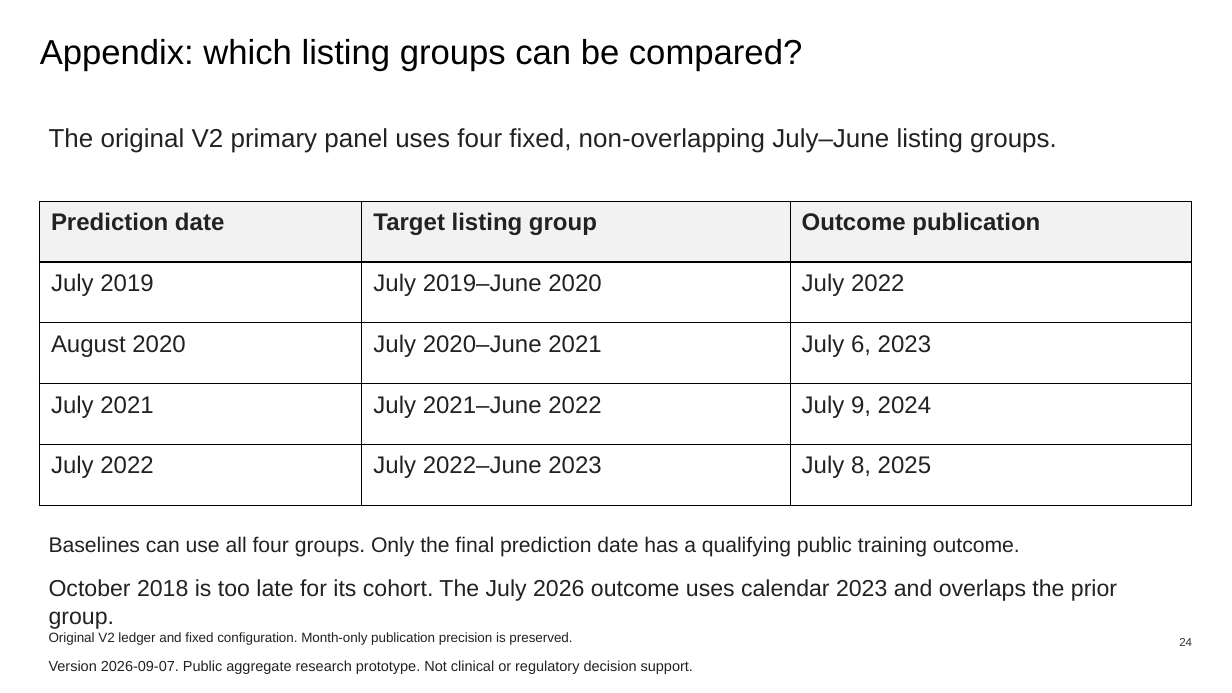
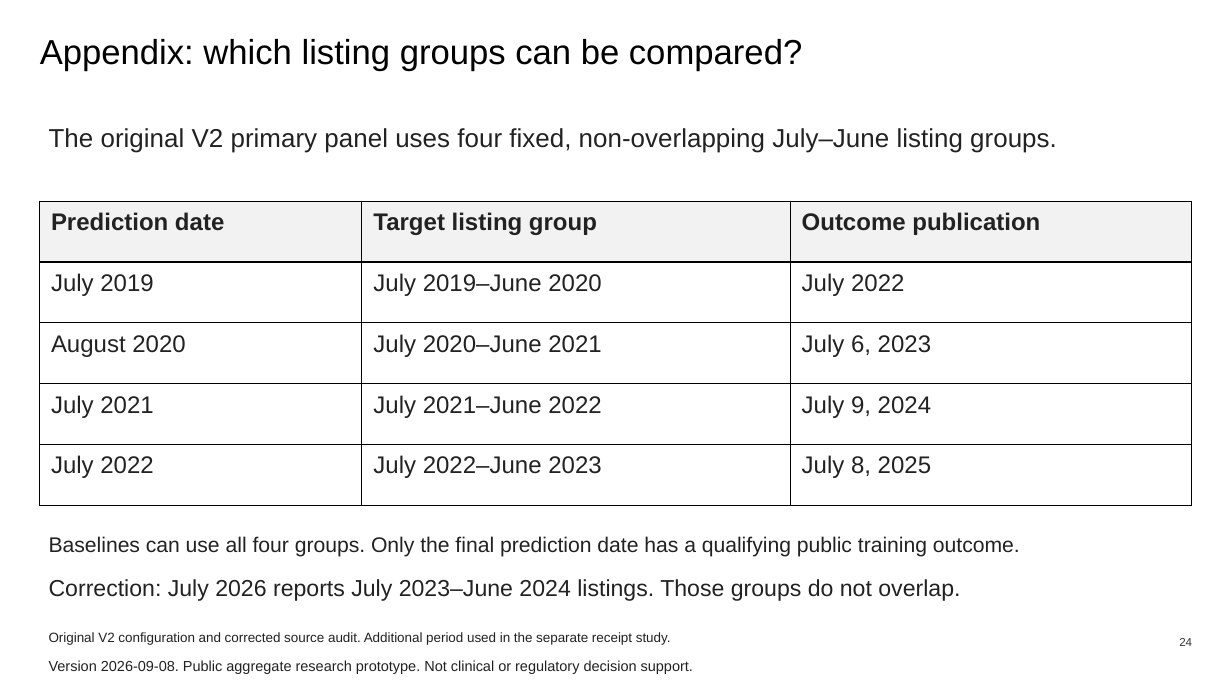
Before and after one commit to ca34525/Kidney-Acceptance-Signal-Monitor, a slide deck: slide 24 of docs/presentation/data-walkthrough/data-walkthrough-with-introduction.pptx. Drawn at 1232x693 pixels with LibreOffice and Linux fonts; fonts in the diff are those of the drawing. Boxes give left, top, right and bottom in pixels: in the first picture for what was removed or moved away, otherwise in the second. Text is boxed around its words. In the diff, an @@ line names an element or a change of style, - is before the commit and + after.

Commit message:
fix(interview): correct sources, artifact loading, and slides

```diff
--- a/docs/presentation/data-walkthrough/data-walkthrough-with-introduction.pptx
+++ b/docs/presentation/data-walkthrough/data-walkthrough-with-introduction.pptx
@@ text at (49, 579, 960, 601): text changed @@
-October 2018 is too late for its cohort. The July 2026 outcome uses calendar 2023 and overlaps the prior group.
+Correction: July 2026 reports July 2023–June 2024 listings. Those groups do not overlap.
@@ text at (49, 632, 671, 645): text changed @@
-Original V2 ledger and fixed configuration. Month-only publication precision is preserved.
+Original V2 configuration and corrected source audit. Additional period used in the separate receipt study.
@@ text at (49, 660, 693, 674): text changed @@
-Version 2026-09-07. Public aggregate research prototype. Not clinical or regulatory decision support.
+Version 2026-09-08. Public aggregate research prototype. Not clinical or regulatory decision support.
```
Also in this commit, not shown: 24 other slides changed, 28 other files.
